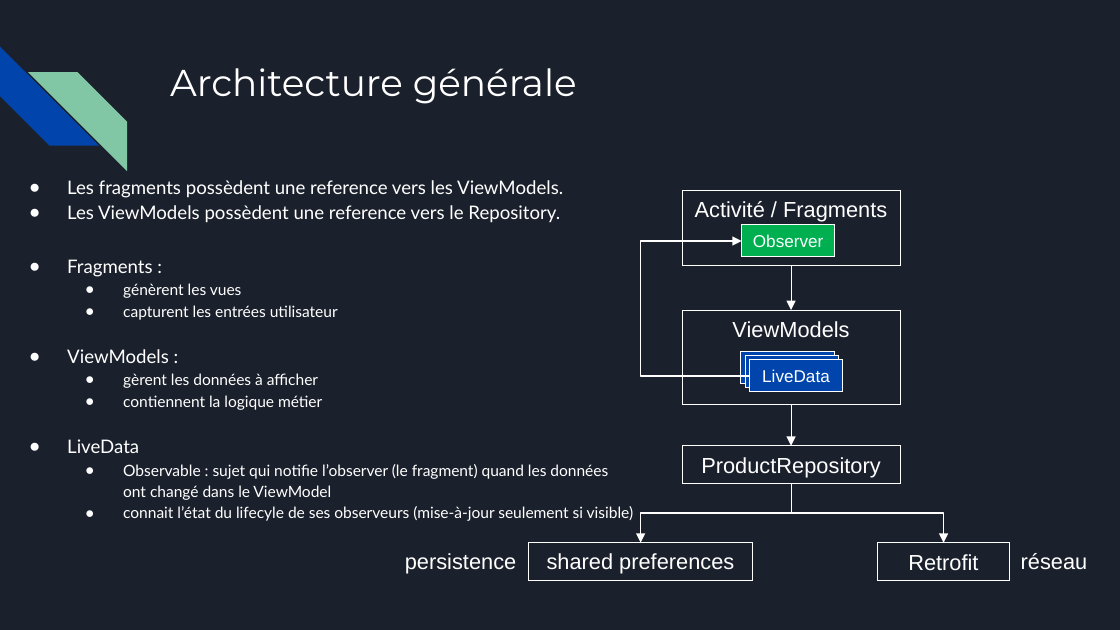
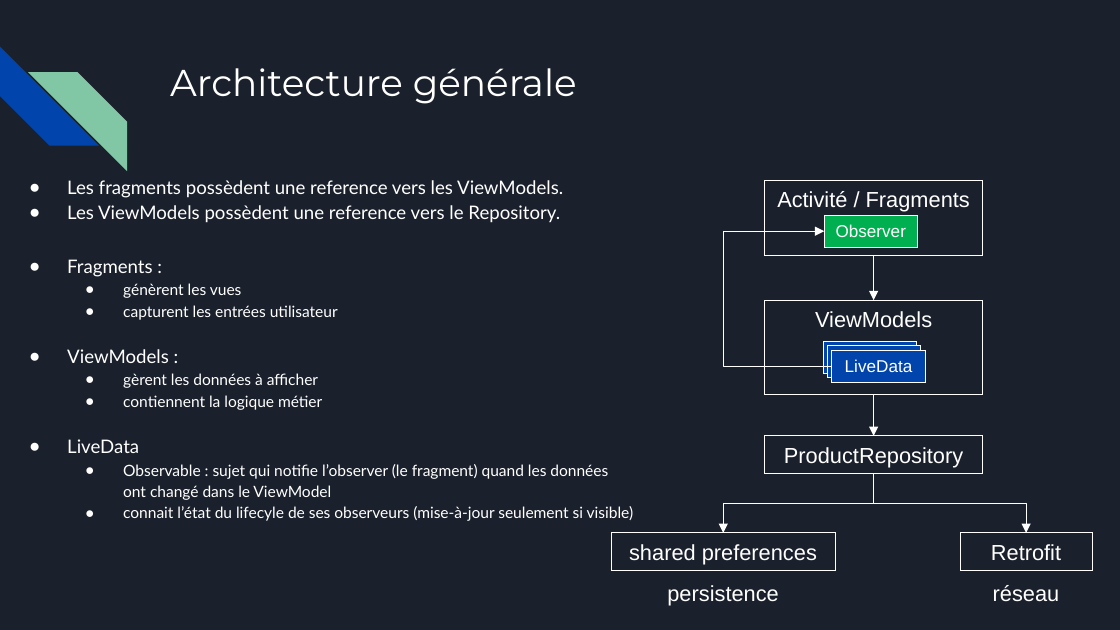
Before and after one commit to mofobo/food-scanner, a slide deck: slide 4 of presentation/food-scanner.pptx. Drawn at 1120x630 pixels with LibreOffice and Linux fonts; fonts in the diff are those of the drawing. Boxes give left, top, right and bottom in pixels: in the first picture for what was removed or moved away, otherwise in the second. Text is boxed around its words. In the diff, an @@ line names an element or a change of style, - is before the commit and + after.

```diff
--- a/presentation/food-scanner.pptx
+++ b/presentation/food-scanner.pptx
@@ 8 rectangles, 3 elbow arrows, 2 arrows moved together from (x1=529, y1=190, x2=943, y2=581) to (x1=612, y1=180, x2=1026, y2=571) @@
@@ rectangle "Retrofit" moved from (x1=878, y1=543, x2=1010, y2=581) to (x1=960, y1=533, x2=1092, y2=571) @@
@@ text "persistence" moved from (x1=405, y1=553, x2=516, y2=574) to (x1=667, y1=585, x2=778, y2=606) @@
@@ text "réseau" moved from (x1=1021, y1=553, x2=1088, y2=570) to (x1=993, y1=585, x2=1060, y2=602) @@
```
Also in this commit, not shown: 5 other slides changed, 1 slide removed.
